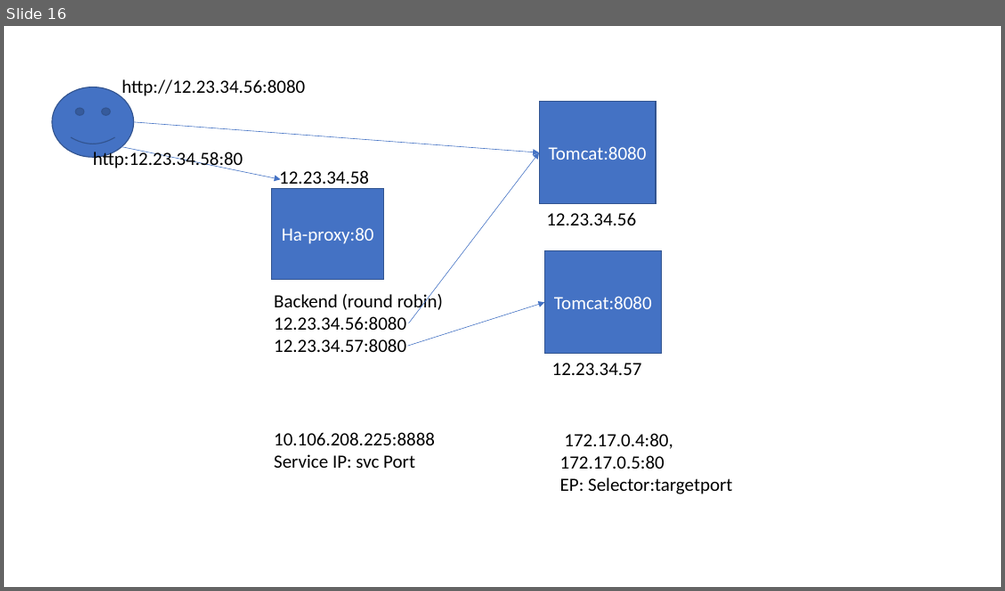
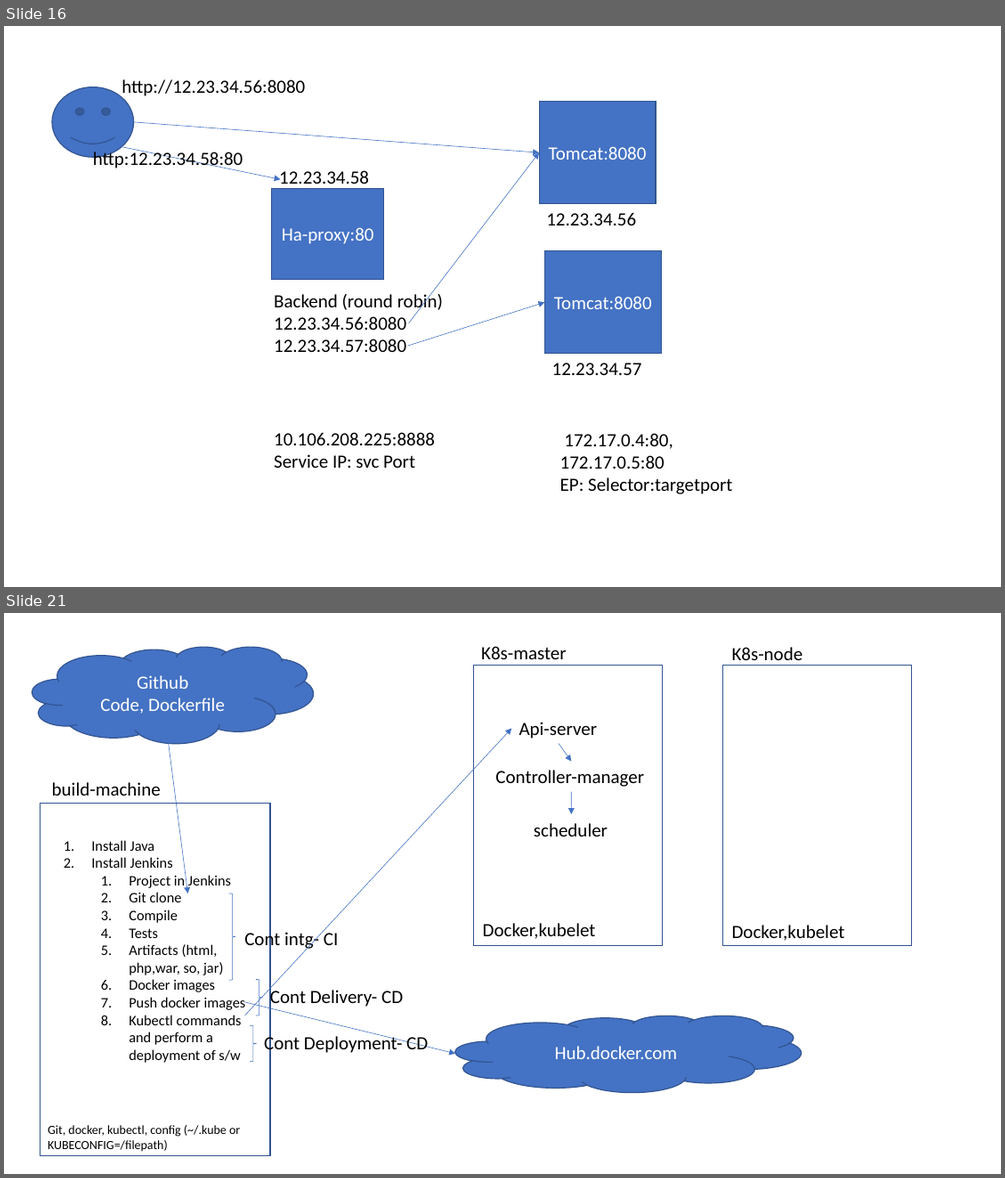
Before and after one commit to AdityaSP/uni-sep12-docker, a slide deck: rough-diag.pptx. Shown one above the other, each under a label of ours: slide 16 before the commit, slides 16 and 21 after it; the slides between them are not shown. The pictures are 1005x591 and 1005x1178 pixels, drawn with LibreOffice and Linux fonts; fonts in the diff are those of the drawing. Boxes give left, top, right and bottom in pixels: in the first picture for what was removed or moved away, otherwise in the second. Text is boxed around its words. In the diff, an @@ line names an element or a change of style, - is before the commit and + after.

```diff
--- a/rough-diag.pptx
+++ b/rough-diag.pptx
@@ slide 21 added at bbox=[4, 613, 1001, 1174], background #FFFFFF @@
@@ cloud added at bbox=[32, 647, 314, 743], fill #4472C4, outline #325491 1 pt, 18 pt, text #FFFFFF @@
+Github
+Code, Dockerfile
@@ rectangle added at bbox=[474, 666, 662, 946], outline #325491 1 pt @@
@@ text added at bbox=[481, 646, 566, 666], 18 pt, text #000000 @@
+K8s-master
@@ rectangle added at bbox=[723, 666, 912, 946], outline #325491 1 pt @@
@@ text added at bbox=[732, 647, 803, 666], 18 pt, text #000000 @@
+K8s-node
@@ arrow added from (165, 714) to (188, 893), #4472C4 0.5 pt @@
@@ arrow added from (245, 1015) to (512, 728), #4472C4 0.5 pt @@
@@ text added at bbox=[519, 722, 598, 738], 18 pt, text #000000 @@
+Api-server
@@ arrow added from (558, 743) to (572, 761), #4472C4 0.5 pt @@
@@ text added at bbox=[495, 770, 644, 787], 18 pt, text #000000 @@
+Controller-manager
@@ text added at bbox=[52, 782, 161, 795], 18 pt, text #000000 @@
+build-machine
@@ arrow added from (572, 792) to (572, 814), #4472C4 0.5 pt @@
@@ rectangle added at bbox=[40, 803, 270, 1156], outline #325491 1 pt @@
@@ text added at bbox=[534, 823, 607, 836], 18 pt, text #000000 @@
+scheduler
@@ text added at bbox=[91, 840, 246, 1062], 14 pt, text #000000 @@
+1. Install Java
+2. Install Jenkins
+  1. Project in Jenkins
+  2. Git clone
+  3. Compile
+  4. Tests
+  5. Artifacts (html, php,war, so, jar)
+  6. Docker images
+  7. Push docker images
+  8. Kubectl commands and perform a deployment of s/w
@@ right brace added at bbox=[229, 893, 235, 981], outline #4472C4 0.5 pt @@
@@ text added at bbox=[244, 930, 338, 951], 18 pt, text #000000 @@
+Cont intg- CI
@@ text added at bbox=[483, 923, 596, 939], 18 pt, text #000000 @@
+Docker,kubelet
@@ text added at bbox=[732, 925, 845, 941], 18 pt, text #000000 @@
+Docker,kubelet
@@ right brace added at bbox=[256, 980, 263, 1015], outline #4472C4 0.5 pt @@
@@ arrow added from (245, 1002) to (455, 1054), #4472C4 0.5 pt @@
@@ text added at bbox=[270, 987, 403, 1008], 18 pt, text #000000 @@
+Cont Delivery- CD
@@ right brace added at bbox=[250, 1025, 257, 1061], outline #4472C4 0.5 pt @@
@@ text added at bbox=[264, 1033, 428, 1054], 18 pt, text #000000 @@
+Cont Deployment- CD
@@ cloud added at bbox=[455, 1015, 801, 1093], fill #4472C4, outline #325491 1 pt, 18 pt, text #FFFFFF @@
+Hub.docker.com
@@ text added at bbox=[48, 1125, 240, 1151], 12 pt, text #000000 @@
+Git, docker, kubectl, config (~/.kube or KUBECONFIG=/filepath)
```
Also in this commit, not shown: 1 slide changed, 6 other slides added.
